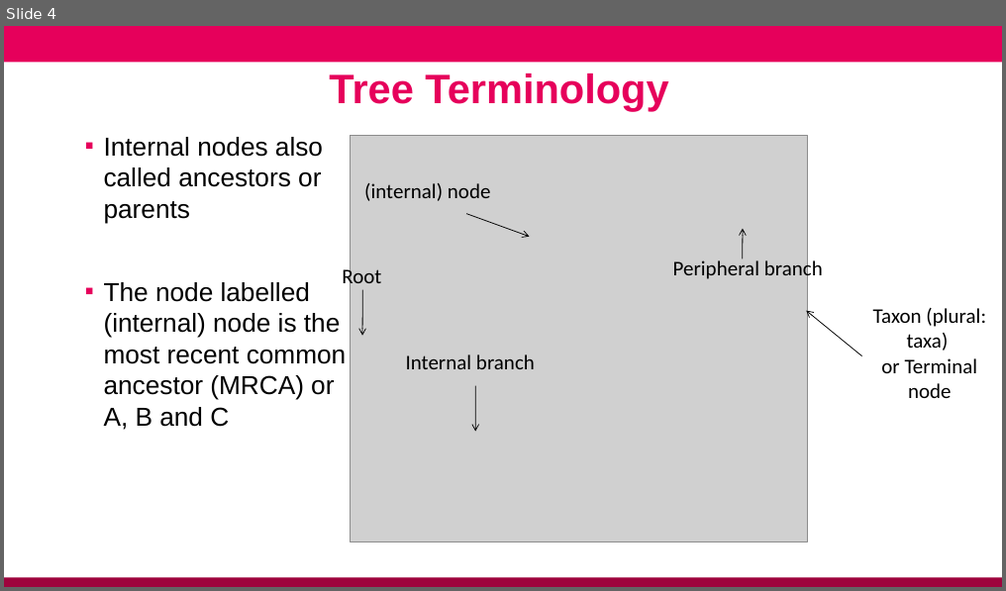
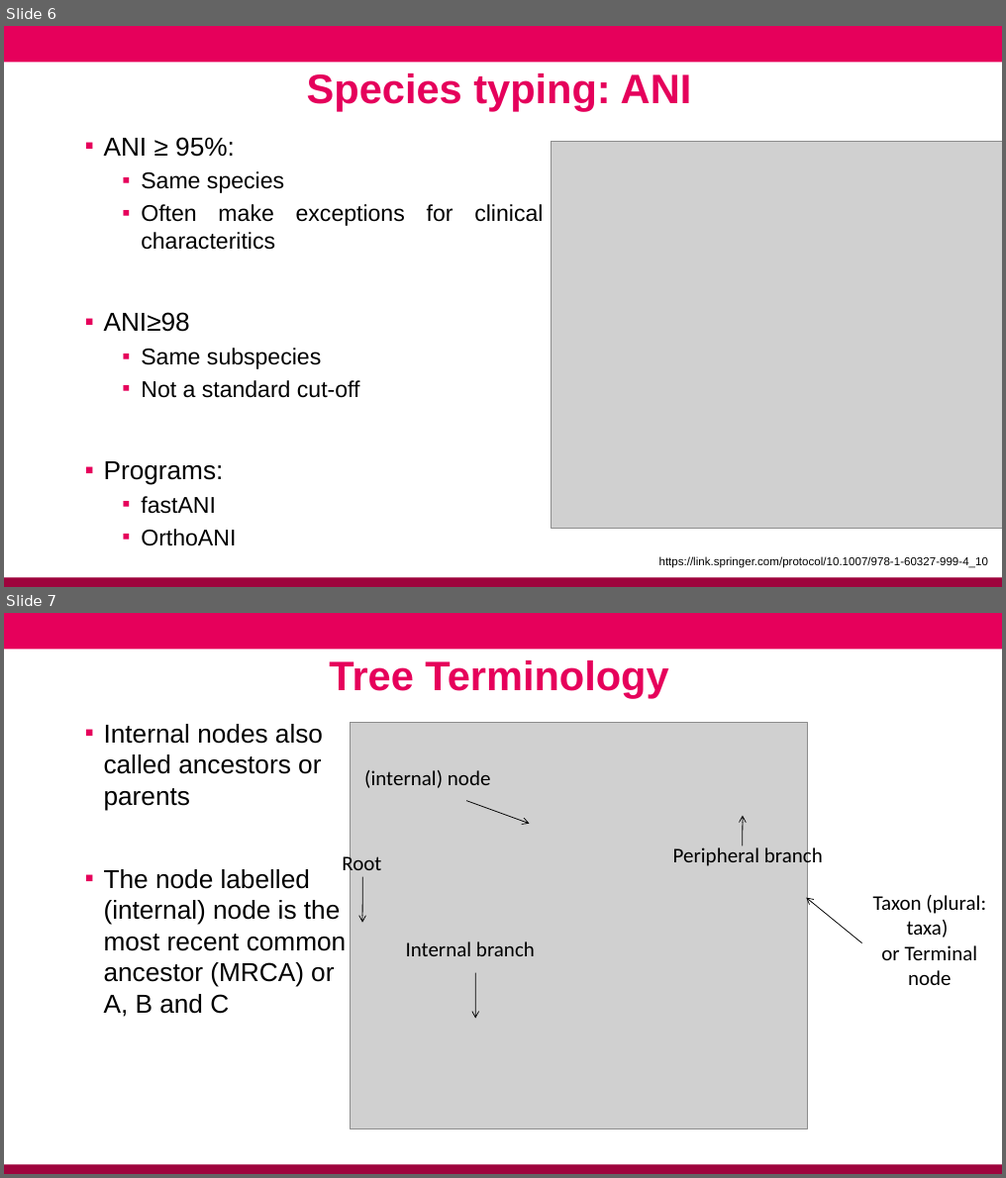
Before and after one commit to conmeehan/conmeehan.github.io, a slide deck: PathogenDataCourse/SlideSets/StrainTypingAndGenEpi.pptx. Shown one above the other, each under a label of ours: slide 4 before the commit, slides 6 and 7 after it. The pictures are 1006x591 and 1006x1178 pixels, drawn with LibreOffice and Linux fonts; fonts in the diff are those of the drawing; grey boxes stand for pictures; background and template pictures are left out. Boxes give left, top, right and bottom in pixels: in the first picture for what was removed or moved away, otherwise in the second. Text is boxed around its words. In the diff, an @@ line names an element or a change of style, - is before the commit and + after.

```diff
--- a/PathogenDataCourse/SlideSets/StrainTypingAndGenEpi.pptx
+++ b/PathogenDataCourse/SlideSets/StrainTypingAndGenEpi.pptx
@@ slide 6 added at box(4, 26, 1002, 587), background #FFFFFF; not listed: 2 template elements that a slide beside it also shows @@
@@ text added at box(307, 74, 692, 111), 39.6 pt, text #E5005B, bold @@
+Species typing: ANI
@@ text added at box(104, 137, 543, 547), 22 pt, text #000000 @@
+▪ ANI ≥ 95%:
+  ▪ Same species
+  ▪ Often make exceptions for clinical characteritics
+▪ ANI≥98
+  ▪ Same subspecies
+  ▪ Not a standard cut-off
+▪ Programs:
+  ▪ fastANI
+  ▪ OrthoANI
@@ picture added at box(551, 141, 1002, 528) @@
@@ text added at box(659, 557, 988, 569), 11 pt, text #000000 @@
+https://link.springer.com/protocol/10.1007/978-1-60327-999-4_10
@@ what was slide 4 is now slide 7 @@
```
Also in this commit, not shown: 2 slides changed, 2 other slides added, 1 other file.
